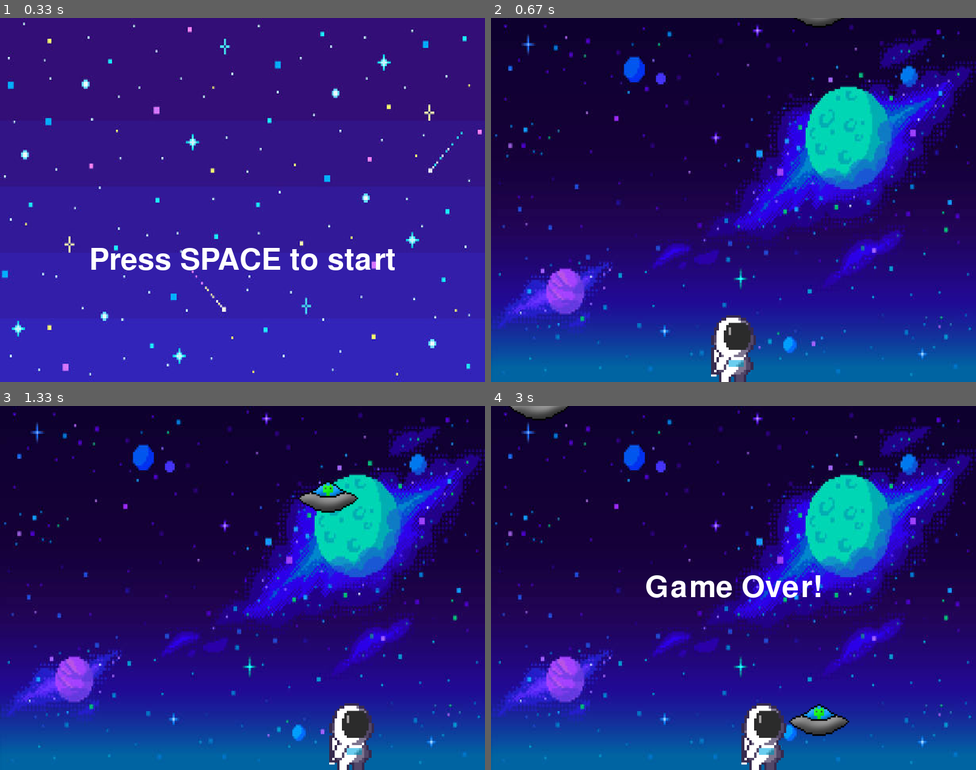
Above: before the commit, frames 1-4 (two rows, left to right).
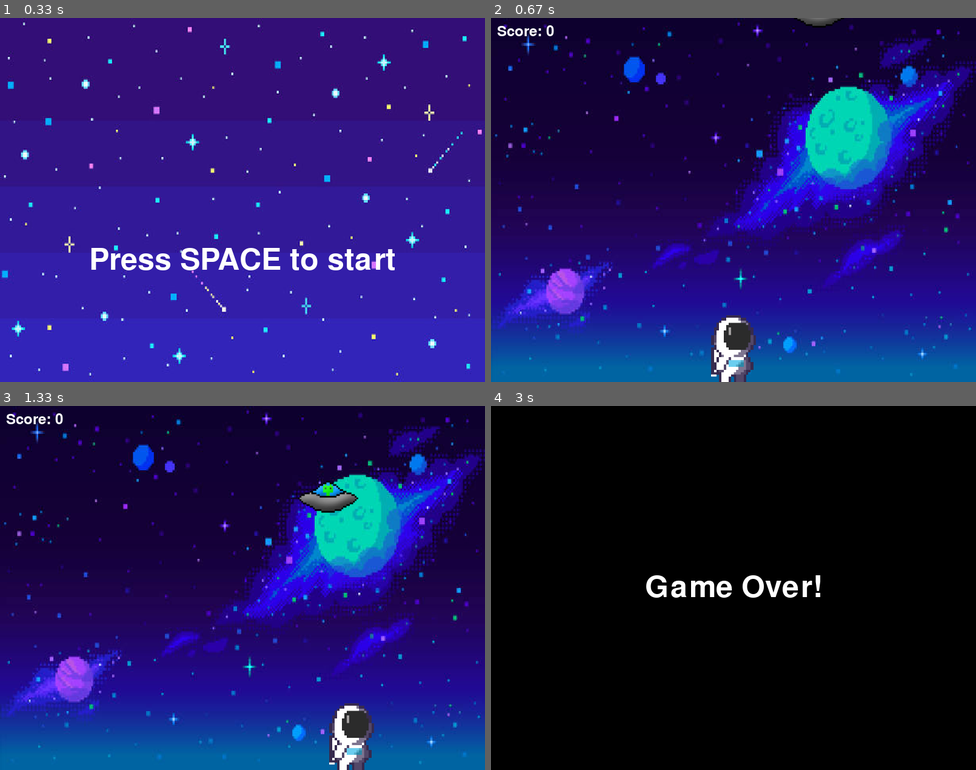
Above: after the commit, the same moments.

Repository: Chiara-Agostino/pygame-project
Game: pygame game, started from main.py
Same seed, same stepped clock (60 frames per second), same inputs: the game is played once before the commit and once after it.
Inputs:
- Up to frame 1 (0.33 s): no input
- Up to frame 2 (0.67 s): tap Space at 0.33 s
- Up to frame 3 (1.33 s): hold Right 0.67-1.13 s; hold Right from 1.17 s (still down)
- Up to frame 4 (3 s): release Right at 1.63 s; hold Left 1.67-2.2 s; hold Left 2.23-2.63 s; hold Right from 2.67 s (still down)

Frame 1 is identical in both runs. In frame 2, 0.2% of the frame differs, in the area x 1-13%, y 2-5%; in frame 3, 0.2%; in frame 4, 99%, in the area x 0-100%, y 0-100%.

Commit message:
added score

Diff:
--- a/main.py
+++ b/main.py
@@ -16,6 +16,7 @@
 WIDTH, HEIGHT = 800, 600
 screen = pygame.display.set_mode((WIDTH, HEIGHT))
 pygame.display.set_caption("Pygame Window")
+
 
 # Define colours
 WHITE = (255, 255, 255)
@@ -83,16 +84,19 @@
             return True
     return False
 
+
 def handle_time():
     elapsed_time = time.time() - start_time
     max_spaceships = 5 + int(elapsed_time / 10)
 
 
 def reset_game():
-    global spaceships, astronaut_rect
+    global spaceships, astronaut_rect, start_time, max_spaceships, player_score
     spaceships = []
     astronaut_rect.midbottom = (WIDTH // 2, HEIGHT)
+    start_time = time.time()
     max_spaceships = 5
+    player_score = 0
 
 
 # Define main loop
@@ -111,6 +115,11 @@
     screen.blit(text, text_rect)
     pygame.display.flip()
 
+
+def display_score(score):
+    font = pygame.font.Font(None, 36)
+    score_text = font.render(f"Score: {int(player_score)}", True, WHITE)
+    screen.blit(score_text, (10, 10))
 
 # Initialize clock object to cap frame rate
 
@@ -141,14 +150,22 @@
 
         # Handle astronaut movement
         moving()
+
         handle_time()
 
-        #Reser game if astronaut comes into contact with spaceship
+        # Update and display score
+        elapsed_time = time.time() - start_time
+        player_score = elapsed_time
+        display_score(player_score)
+
+        #Reset game if astronaut comes into contact with spaceship
         if check_collisions(spaceships, astronaut_rect):
             game_state = GAME_OVER
+            final_score = player_score
 
 
     elif game_state == GAME_OVER:
+        screen.fill(BLACK)
         font = pygame.font.Font(None, 74)
         text = font.render("Game Over!", True, WHITE)
         text_rect = text.get_rect(center = (WIDTH // 2, HEIGHT // 2))
@@ -156,6 +173,15 @@
         pygame.display.flip()
         pygame.time.wait(2000)
         game_state = OPENING
+
+
+        font = pygame.font.Font(None, 36)
+        score_text = font.render(f"Final Score: {int(final_score)}", True, WHITE)
+        score_text_rect = score_text.get_rect(center=(WIDTH // 2, HEIGHT // 2 + 50))
+        screen.blit(score_text, score_text_rect)
+
+
+
 
 
 
